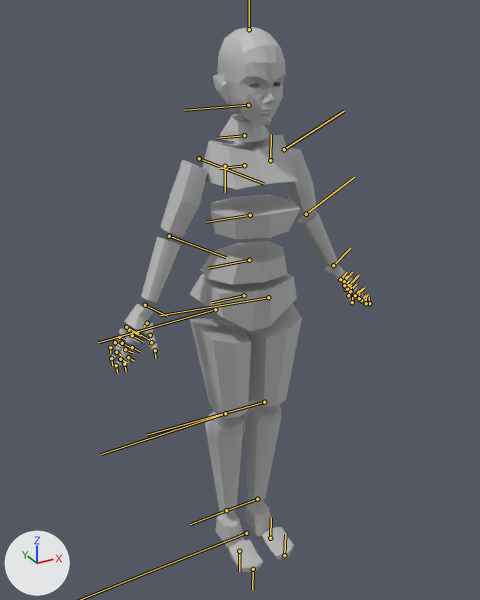
The FBX model KnightRunAsset/Knight Run (In-Game)/Anne Model/Model/Animation/MockAnne.fbx: old version first, new version second.
Rendered twice from a 50 mm camera at (-0.874, -1.542, 1.65) aimed at (-0.017, 0.017, 0.871). Arrows for +X, +Y and +Z are at lower left; the lights stay in place. Both versions are drawn at the pose saved in each file; the numbers are the values there. The bones that bend it are drawn over the model as lines.

In view in the first picture: 'body_geo', 'head_geo', 'l_arm_geo', 'l_leg_geo', 'neck_geo', 'r_arm_geo', 'r_leg_geo'.
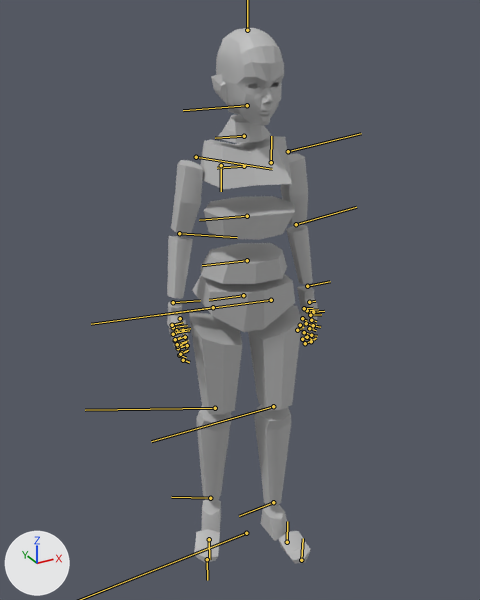
Pixel boxes (x1, y1, x2, y2) of what changed, in the pictures (480 x 600 px):
'body_geo', posed (6% narrower)
    before: (190, 135, 300, 331)
    after: (192, 136, 295, 332)
'r_leg_geo', posed (27% narrower)
    before: (190, 319, 263, 573)
    after: (189, 312, 242, 563)
'l_leg_geo', posed
    before: (242, 303, 302, 559)
    after: (248, 305, 311, 564)
'r_arm_geo', posed (63% narrower)
    before: (108, 160, 207, 368)
    after: (167, 160, 203, 363)
'head_geo', posed
    before: (213, 27, 286, 125)
    after: (211, 28, 284, 126)
'l_arm_geo', posed (58% narrower, 22% taller)
    before: (283, 148, 372, 306)
    after: (281, 153, 318, 346)
'neck_geo', posed
    before: (218, 114, 270, 143)
    after: (217, 114, 271, 143)
bone 'hip', root to tip
    before: (244, 295) to (212, 302)
    after: (243, 295) to (209, 300)
bone 'neck', root to tip
    before: (244, 135) to (217, 138)
    after: (244, 136) to (215, 138)
bone 'head', root to tip
    before: (248, 105) to (184, 110)
    after: (247, 105) to (183, 110)
bone 'l_shoulder', root to tip
    before: (284, 149) to (344, 111)
    after: (288, 151) to (361, 133)
bone 'l_elbow', root to tip
    before: (306, 214) to (354, 177)
    after: (296, 224) to (356, 207)
bone 'l_wrist', root to tip
    before: (333, 265) to (350, 248)
    after: (307, 286) to (330, 281)
bone 'l_thumb', root to tip
    before: (342, 279) to (348, 276)
    after: (309, 302) to (315, 301)
bone 'l_thumb2', root to tip
    before: (348, 295) to (352, 292)
    after: (311, 320) to (316, 321)
bone 'l_index', root to tip
    before: (350, 284) to (359, 275)
    after: (313, 312) to (324, 311)
bone 'l_index1', root to tip
    before: (358, 293) to (364, 287)
    after: (313, 325) to (320, 327)
bone 'l_middle', root to tip
    before: (349, 285) to (357, 276)
    after: (310, 315) to (321, 314)
bone 'l_middle1', root to tip
    before: (356, 294) to (362, 288)
    after: (309, 328) to (316, 330)
bone 'l_ring', root to tip
    before: (344, 281) to (352, 272)
    after: (307, 310) to (318, 309)
bone 'l_ring1', root to tip
    before: (350, 290) to (356, 284)
    after: (306, 323) to (313, 325)
bone 'l_pinky', root to tip
    before: (340, 279) to (347, 272)
    after: (304, 308) to (313, 308)
bone 'l_pinky1', root to tip
    before: (344, 285) to (349, 281)
    after: (302, 318) to (307, 321)
bone 'r_shoulder', root to tip
    before: (199, 158) to (264, 184)
    after: (196, 157) to (272, 169)
bone 'r_elbow', root to tip
    before: (169, 236) to (226, 257)
    after: (179, 233) to (237, 237)
bone 'r_wrist', root to tip
    before: (145, 305) to (167, 316)
    after: (173, 302) to (200, 300)
bone 'r_thumb', root to tip
    before: (147, 323) to (144, 326)
    after: (180, 318) to (178, 318)
bone 'r_thumb2', root to tip
    before: (151, 342) to (149, 345)
    after: (185, 337) to (183, 334)
bone 'r_index', root to tip
    before: (137, 333) to (149, 339)
    after: (176, 330) to (190, 328)
bone 'r_index1', root to tip
    before: (132, 347) to (140, 351)
    after: (178, 344) to (188, 340)
bone 'r_ring', root to tip
    before: (129, 330) to (140, 336)
    after: (173, 327) to (187, 325)
bone 'r_ring1', root to tip
    before: (122, 343) to (129, 347)
    after: (175, 340) to (184, 337)
bone 'r_middle', root to tip
    before: (132, 335) to (143, 341)
    after: (175, 333) to (189, 330)
bone 'r_middle1', root to tip
    before: (125, 349) to (133, 353)
    after: (177, 346) to (186, 342)
bone 'r_pinky', root to tip
    before: (126, 327) to (136, 332)
    after: (172, 325) to (183, 322)
bone 'r_pinky1', root to tip
    before: (119, 337) to (125, 339)
    after: (173, 334) to (179, 331)
bone 'l_leg', root to tip
    before: (268, 297) to (160, 315)
    after: (271, 300) to (155, 315)
bone 'l_knee', root to tip
    before: (264, 402) to (146, 435)
    after: (273, 406) to (151, 441)
bone 'l_ankle', root to tip
    before: (257, 499) to (222, 512)
    after: (273, 502) to (239, 516)
bone 'r_leg', root to tip
    before: (215, 309) to (98, 342)
    after: (213, 307) to (91, 324)
bone 'r_knee', root to tip
    before: (225, 413) to (100, 454)
    after: (215, 408) to (85, 410)
bone 'r_ankle', root to tip
    before: (226, 510) to (190, 524)
    after: (210, 498) to (171, 497)

The edits, one by one:
Bone 'hip' (bone_hip) moves from (0.0, 0.0, 0.0) to (-0.1, 0.2, 0.0).
Bone 'hip' (bone_hip) turns from (0, 0, 0) to (-11, 0, 0) degrees about its own x, y and z.
Bone 'neck' (bone_neck) turns from (0, 0, 0) to (6, 0, 0) degrees about its own x, y and z.
Bone 'head' (bone_head) turns from (0, 0, 0) to (6, 0, 0) degrees about its own x, y and z.
Bone 'l_shoulder' (bone_l_shoulder) turns from (0, 0, 0) to (1, 1, -14) degrees about its own x, y and z.
Bone 'l_elbow' (bone_l_elbow) turns from (0, 0, 0) to (-1, 1, -3) degrees about its own x, y and z.
Bone 'l_wrist' (bone_l_wrist) turns from (0, 0, 0) to (-6, -5, -18) degrees about its own x, y and z.
Bone 'l_thumb' (bone_l_thumb) turns from (0, 0, 0) to (11, 28, -13) degrees about its own x, y and z.
Bone 'l_thumb2' (bone_l_thumb2) turns from (0, 0, 0) to (-2, 0, -21) degrees about its own x, y and z.
Bone 'l_index' (bone_l_index) turns from (0, 0, 0) to (-11, 7, -10) degrees about its own x, y and z.
Bone 'l_index1' (bone_l_index1) turns from (0, 0, 0) to (0, 0, -12) degrees about its own x, y and z.
Bone 'l_middle' (bone_l_middle) turns from (0, 0, 0) to (-11, 1, -13) degrees about its own x, y and z.
Bone 'l_middle1' (bone_l_middle1) turns from (0, 0, 0) to (0, 0, -15) degrees about its own x, y and z.
Bone 'l_ring' (bone_l_ring) turns from (0, 0, 0) to (-8, -4, -12) degrees about its own x, y and z.
Bone 'l_ring1' (bone_l_ring1) turns from (0, 0, 0) to (0, 0, -14) degrees about its own x, y and z.
Bone 'l_pinky' (bone_l_pinky) turns from (0, 0, 0) to (-5, -10, -16) degrees about its own x, y and z.
Bone 'l_pinky1' (bone_l_pinky1) turns from (0, 0, 0) to (-1, -1, -20) degrees about its own x, y and z.
Bone 'r_shoulder' (bone_r_shoulder) turns from (0, 0, 0) to (0, 4, -12) degrees about its own x, y and z.
Bone 'r_elbow' (bone_r_elbow) turns from (0, 0, 0) to (16, -7, -3) degrees about its own x, y and z.
Bone 'r_wrist' (bone_r_wrist) turns from (0, 0, 0) to (-18, 0, -20) degrees about its own x, y and z.
Bone 'r_thumb' (bone_r_thumb) turns from (0, 0, 0) to (13, 21, -16) degrees about its own x, y and z.
Bone 'r_thumb2' (bone_r_thumb2) turns from (0, 0, 0) to (-3, 5, -21) degrees about its own x, y and z.
Bone 'r_index' (bone_r_index) turns from (0, 0, 0) to (-5, 14, -8) degrees about its own x, y and z.
Bone 'r_index1' (bone_r_index1) turns from (0, 0, 0) to (0, 0, -10) degrees about its own x, y and z.
Bone 'r_ring' (bone_r_ring) turns from (0, 0, 0) to (-4, 2, -9) degrees about its own x, y and z.
Bone 'r_ring1' (bone_r_ring1) turns from (0, 0, 0) to (0, 0, -10) degrees about its own x, y and z.
Bone 'r_middle' (bone_r_middle) turns from (0, 0, 0) to (-5, 10, -10) degrees about its own x, y and z.
Bone 'r_middle1' (bone_r_middle1) turns from (0, 0, 0) to (0, 0, -11) degrees about its own x, y and z.
Bone 'r_pinky' (bone_r_pinky) turns from (0, 0, 0) to (1, 2, -9) degrees about its own x, y and z.
Bone 'r_pinky1' (bone_r_pinky1) turns from (0, 0, 0) to (0, 0, -13) degrees about its own x, y and z.
Bone 'l_leg' (bone_l_leg) turns from (0, 0, 0) to (0, 3, -3) degrees about its own x, y and z.
Bone 'l_knee' (bone_l_knee) turns from (0, 0, 0) to (-7, -3, 0) degrees about its own x, y and z.
Bone 'l_ankle' (bone_l_ankle) turns from (0, 0, 0) to (-5, -1, 4) degrees about its own x, y and z.
Bone 'r_leg' (bone_r_leg) turns from (0, 0, 0) to (0, -5, -3) degrees about its own x, y and z.
Bone 'r_knee' (bone_r_knee) turns from (0, 0, 0) to (-11, 0, -1) degrees about its own x, y and z.
Bone 'r_ankle' (bone_r_ankle) turns from (0, 0, 0) to (-8, 4, 4) degrees about its own x, y and z.
